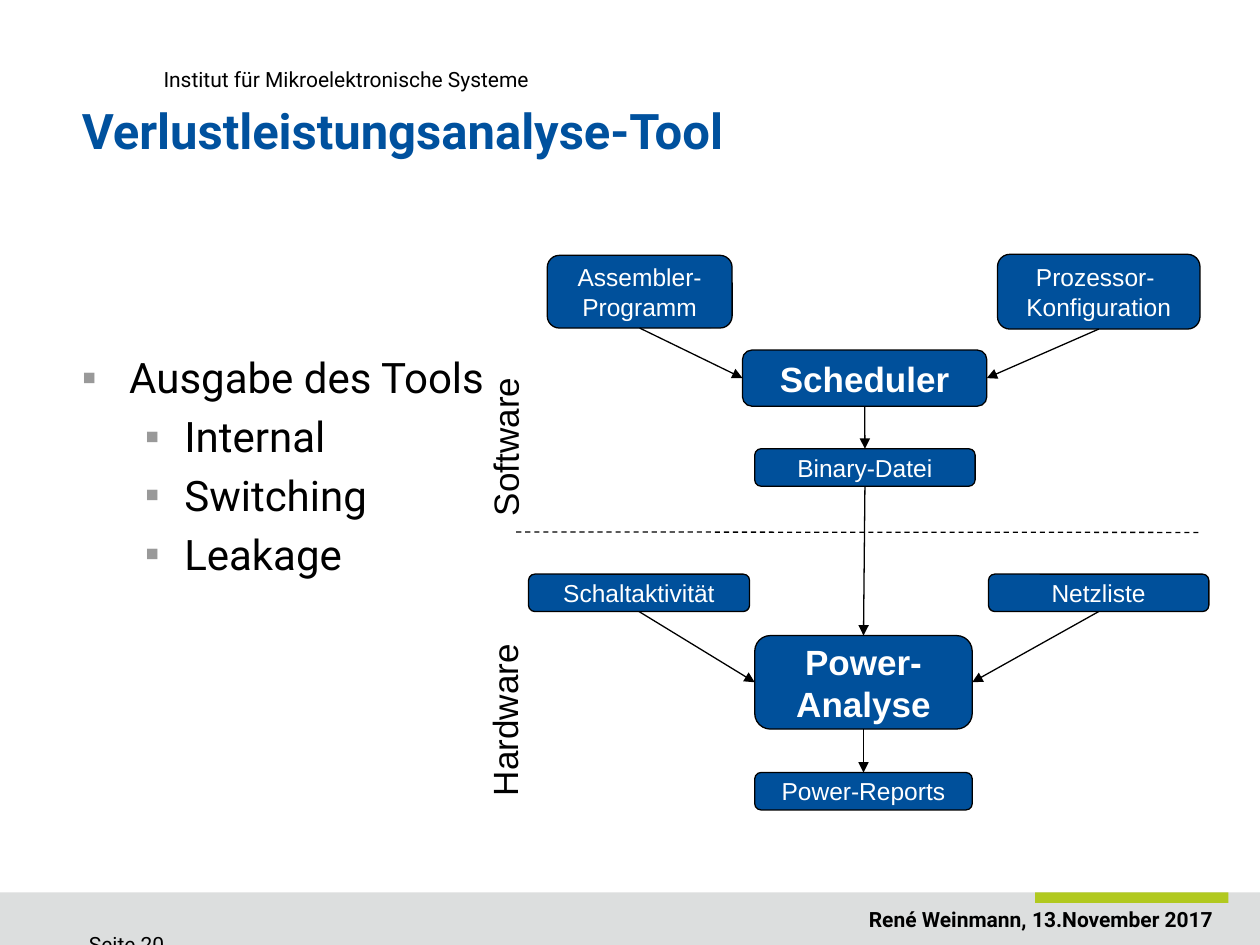
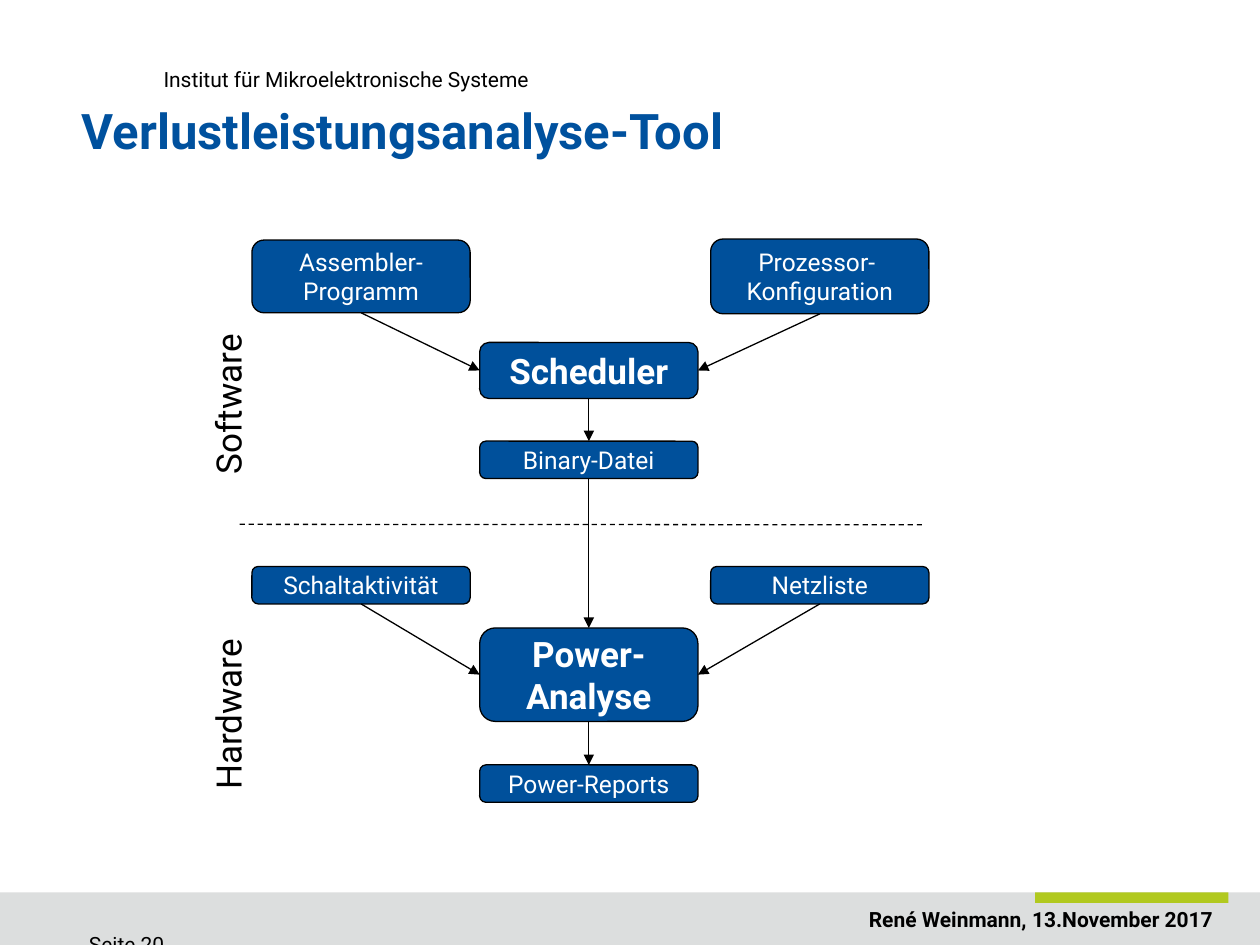
Before and after one commit to ReneWeinmann/Masterarbeit, a slide deck: slide 20 of Presentation_Rene_Weinmann.pptx. Drawn at 1260x945 pixels with LibreOffice and Linux fonts; fonts in the diff are those of the drawing; background and template pictures are left out. Boxes give left, top, right and bottom in pixels: in the first picture for what was removed or moved away, otherwise in the second. Text is boxed around its words. In the diff, an @@ line names an element or a change of style, - is before the commit and + after.

```diff
--- a/Presentation_Rene_Weinmann.pptx
+++ b/Presentation_Rene_Weinmann.pptx
@@ rounded rectangle "Prozessor-": place and size @@
-rounded rectangle "Prozessor-" at [998,255,1201,329]
+rounded rectangle "Prozessor-" at [711,239,929,314]
@@ font Arial to Roboto in 10 elements at [205,654,251,785], [480,627,698,721], [480,765,698,803], [480,441,698,479], [252,567,470,605], [480,343,698,399], [711,567,929,605], [252,241,470,314], [711,239,929,314], [205,348,251,470] @@
@@ text "Software": place and size @@
-text "Software" at [487,391,526,512]
+text "Software" at [205,348,251,470]
@@ rounded rectangle "Assembler-Programm": place and size @@
-rounded rectangle "Assembler-Programm" at [547,256,732,329]
+rounded rectangle "Assembler-Programm" at [252,241,470,314]
@@ arrow moved from (640, 328) - (742, 378) to (362, 312) - (480, 370) @@
@@ arrow moved from (1099, 329) - (987, 378) to (820, 314) - (698, 370) @@
@@ rounded rectangle "Scheduler": place and size @@
-rounded rectangle "Scheduler" at [742,350,987,407]
+rounded rectangle "Scheduler" at [480,343,698,399]
@@ text removed at [129,361,484,579] @@
-▪ Ausgabe des Tools
-  ▪ Internal
-  ▪ Switching
-  ▪ Leakage
@@ 3 rounded rectangles, 2 arrows: place and size @@
-3 rounded rectangles, 2 arrows at [528,406,975,772]
+3 rounded rectangles, 2 arrows at [252,398,698,765]
@@ line moved from (517, 532) - (1202, 533) to (239, 524) - (925, 525) @@
@@ rounded rectangle "Netzliste": place and size @@
-rounded rectangle "Netzliste" at [989,575,1210,612]
+rounded rectangle "Netzliste" at [711,567,929,605]
@@ 2 arrows, 1 text, 1 rounded rectangle: place and size @@
-2 arrows, 1 text, 1 rounded rectangle at [486,486,973,810]
+2 arrows, 1 text, 1 rounded rectangle at [205,479,698,803]
@@ arrow moved from (1099, 611) - (973, 683) to (820, 604) - (698, 674) @@
```
Also in this commit, not shown: 20 other slides changed.
